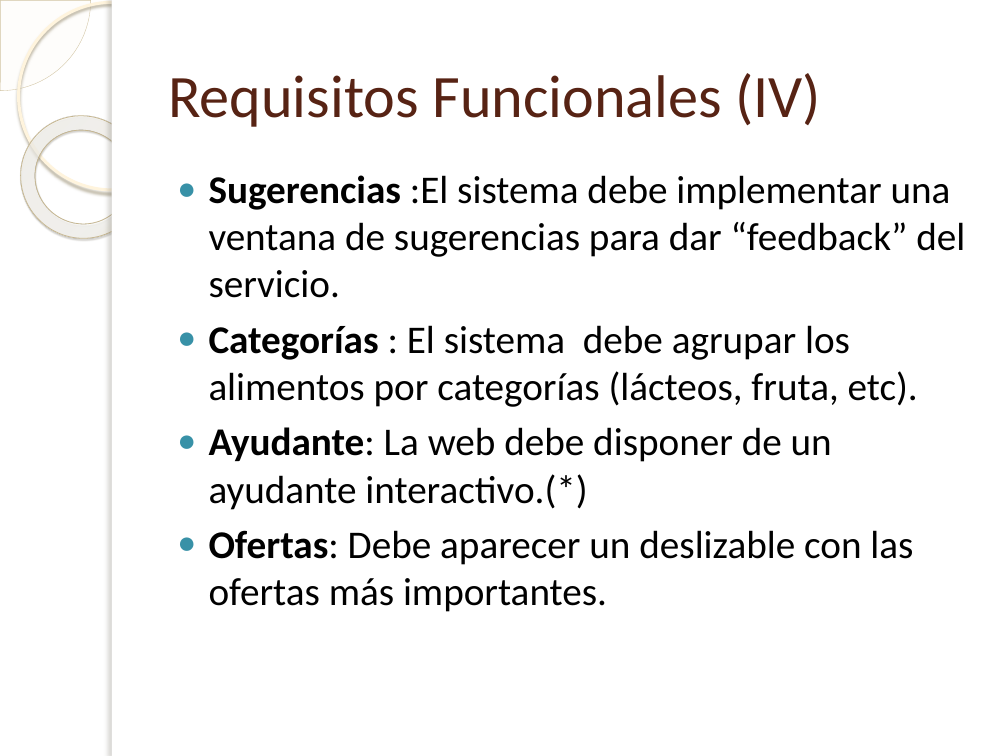
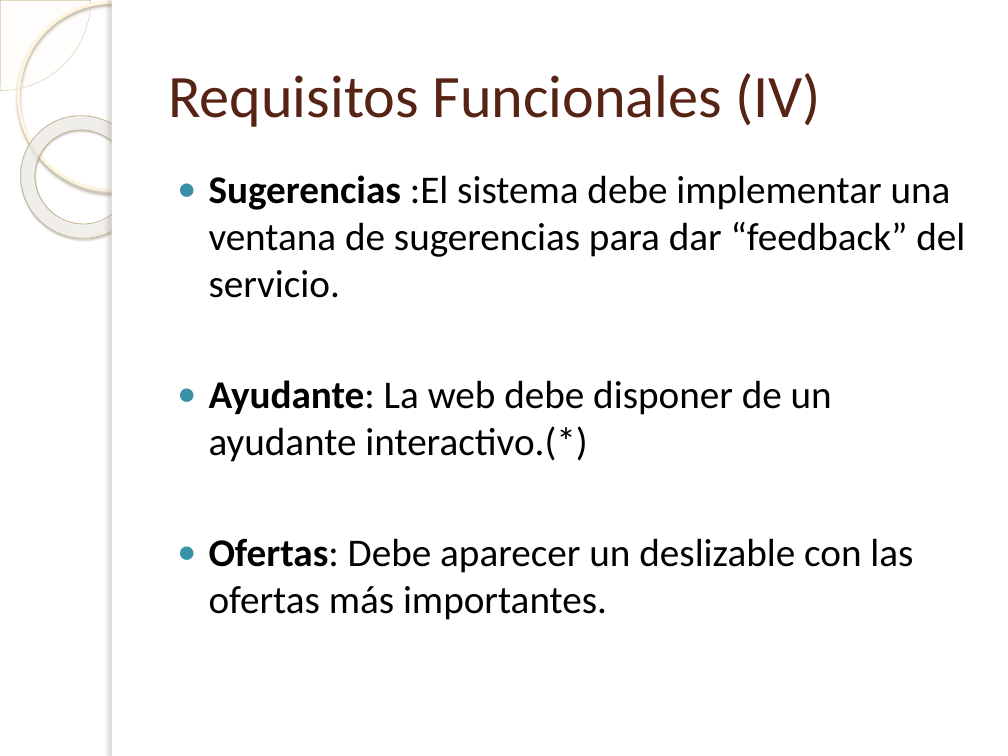
Before and after one commit to Joncy/PJCUBE, a slide deck: slide 9 of especificacion_de_requisitos/Presentación Requisitos (Abrir con Windows).pptx (slide 8 before the commit). Drawn at 1008x756 pixels with LibreOffice and Linux fonts; fonts in the diff are those of the drawing; background and template pictures are left out. Boxes give left, top, right and bottom in pixels: in the first picture for what was removed or moved away, otherwise in the second. Text is boxed around its words. In the diff, an @@ line names an element or a change of style, - is before the commit and + after.

```diff
--- a/especificacion_de_requisitos/Presentación Requisitos (Abrir con Windows).pptx
+++ b/especificacion_de_requisitos/Presentación Requisitos (Abrir con Windows).pptx
@@ text at <box>209,325,918,407</box>: paragraph removed @@
-● Categorías : El sistema debe agrupar los alimentos por categorías (lácteos, fruta, etc).
```
Also in this commit, not shown: 2 other slides changed, 2 slides added, 1 other file.
